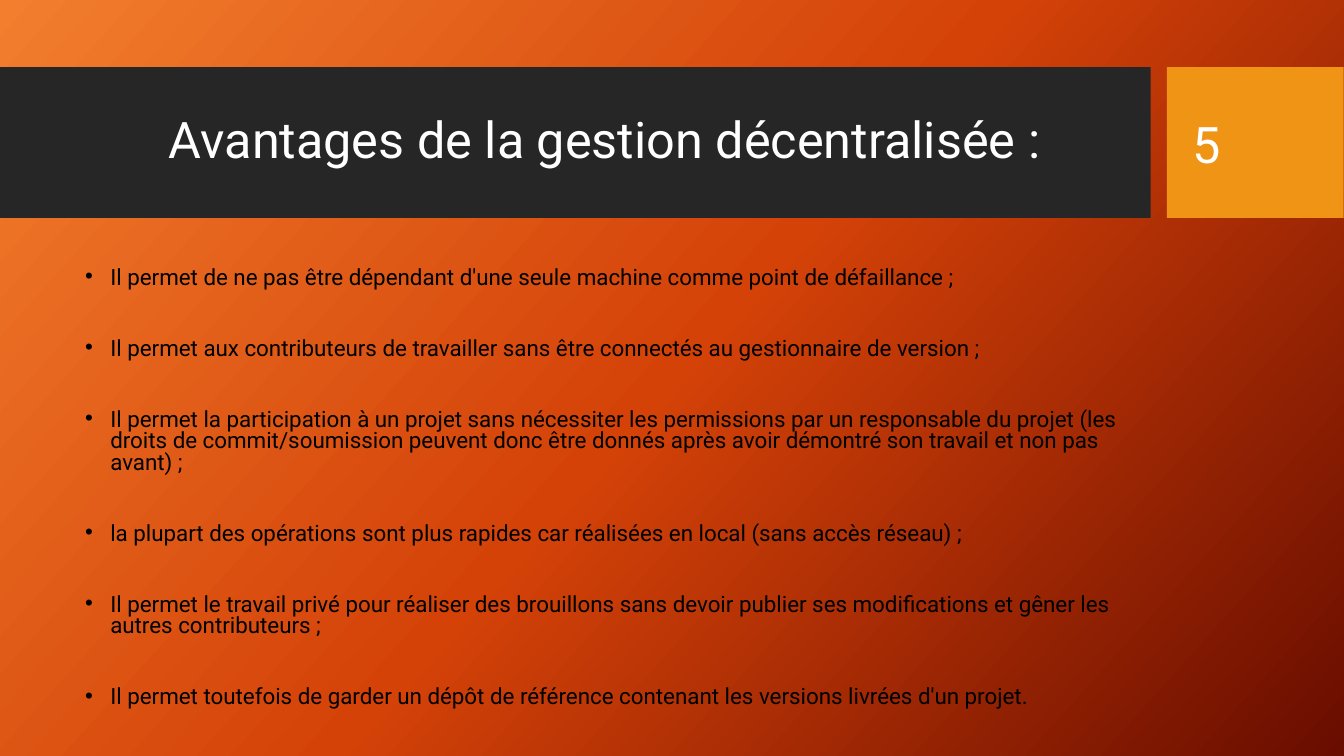
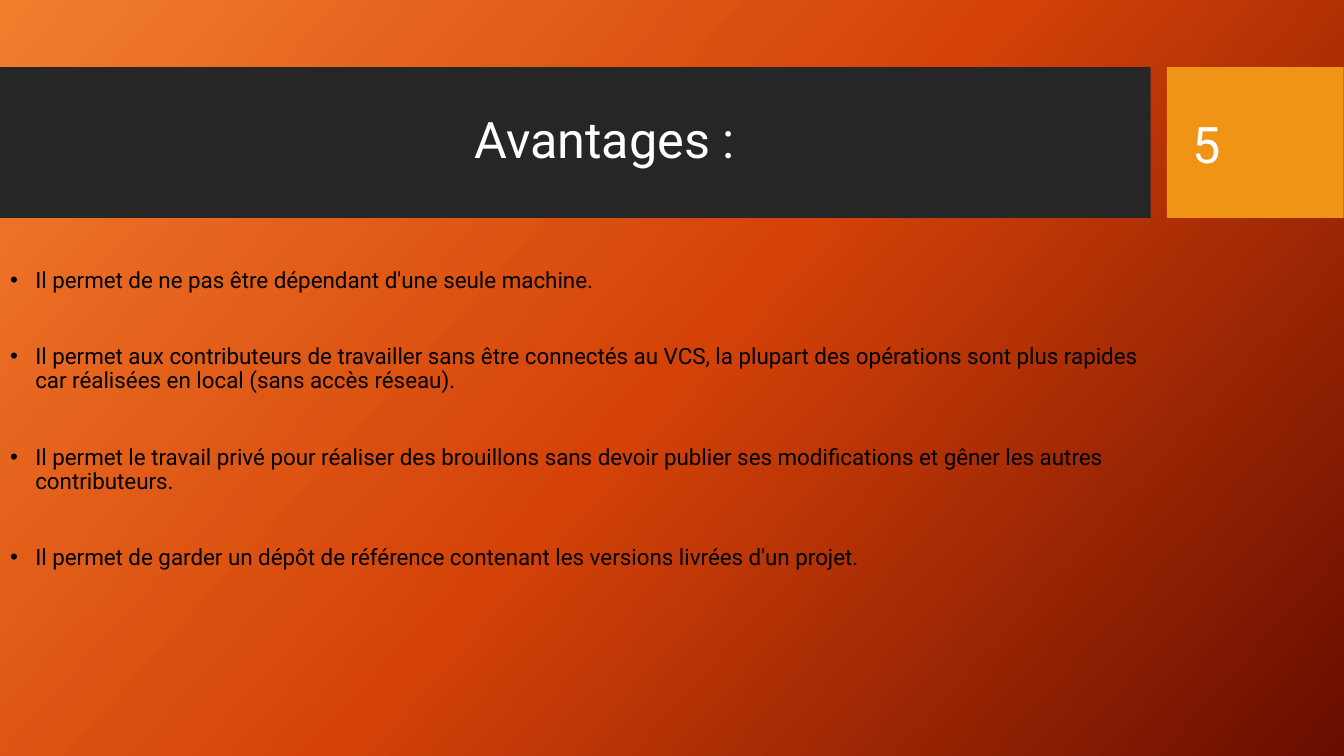
Before and after one commit to Math-Alex83/Expos-_git_cda_2210, a slide deck: slide 5 of Présentation_Git_CDA_2210.pptx. Drawn at 1344x756 pixels with LibreOffice and Linux fonts; fonts in the diff are those of the drawing; background and template pictures are left out. Boxes give left, top, right and bottom in pixels: in the first picture for what was removed or moved away, otherwise in the second. Text is boxed around its words. In the diff, an @@ line names an element or a change of style, - is before the commit and + after.

Commit message:
suite PowerPoint

```diff
--- a/Présentation_Git_CDA_2210.pptx
+++ b/Présentation_Git_CDA_2210.pptx
@@ title at (x1=475, y1=122, x2=711, y2=169): text changed @@
-Avantages de la gestion décentralisée :
+Avantages :
@@ text at (x1=35, y1=271, x2=1137, y2=570): text changed @@
-• Il permet de ne pas être dépendant d'une seule machine comme point de défaillance ;
-• Il permet aux contributeurs de travailler sans être connectés au gestionnaire de version ;
-• Il permet la participation à un projet sans nécessiter les permissions par un responsable du projet (les droits de commit/soumission peuvent donc être donnés après avoir démontré son travail et non pas avant) ;
-• la plupart des opérations sont plus rapides car réalisées en local (sans accès réseau) ;
-• Il permet le travail privé pour réaliser des brouillons sans devoir publier ses modifications et gêner les autres contributeurs ;
-• Il permet toutefois de garder un dépôt de référence contenant les versions livrées d'un projet.
+• Il permet de ne pas être dépendant d'une seule machine.
+• Il permet aux contributeurs de travailler sans être connectés au VCS, la plupart des opérations sont plus rapides car réalisées en local (sans accès réseau).
+• Il permet le travail privé pour réaliser des brouillons sans devoir publier ses modifications et gêner les autres contributeurs.
+• Il permet de garder un dépôt de référence contenant les versions livrées d'un projet.
```
Also in this commit, not shown: 11 slides added, 2 slides removed, 1 other file.
